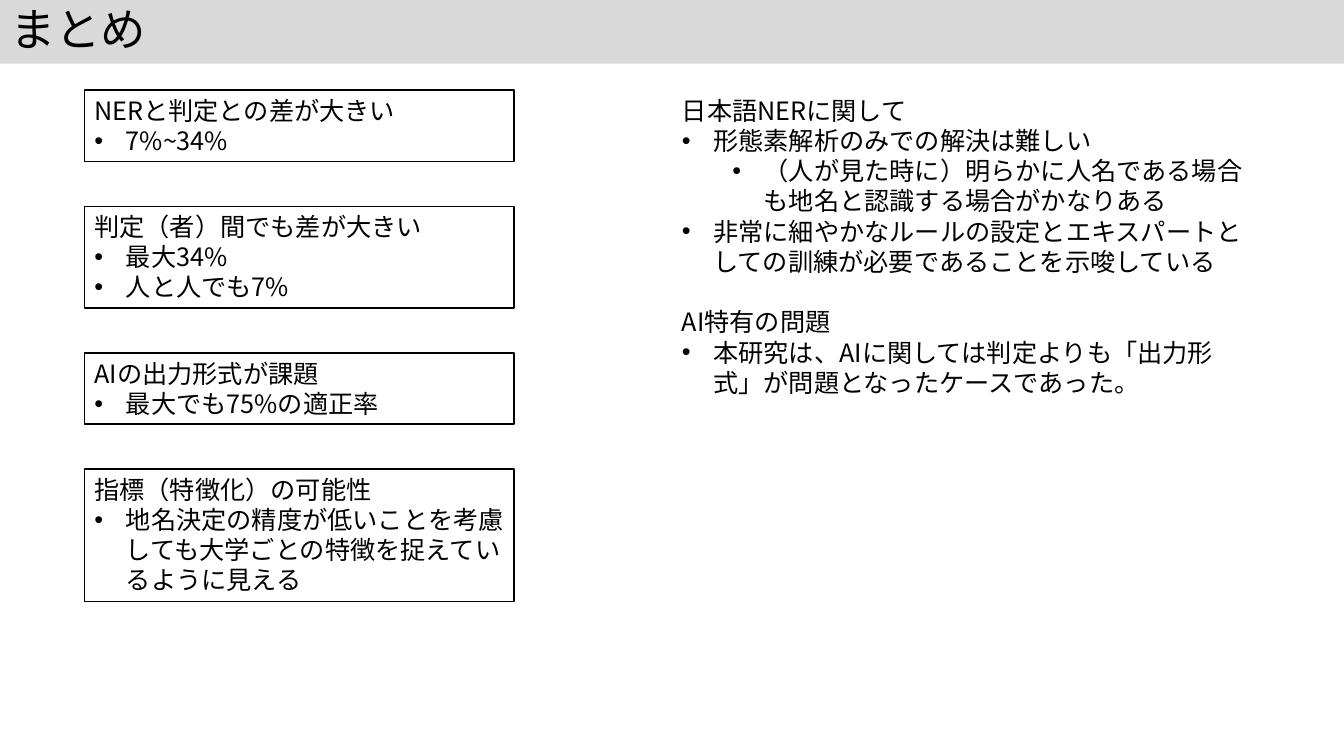
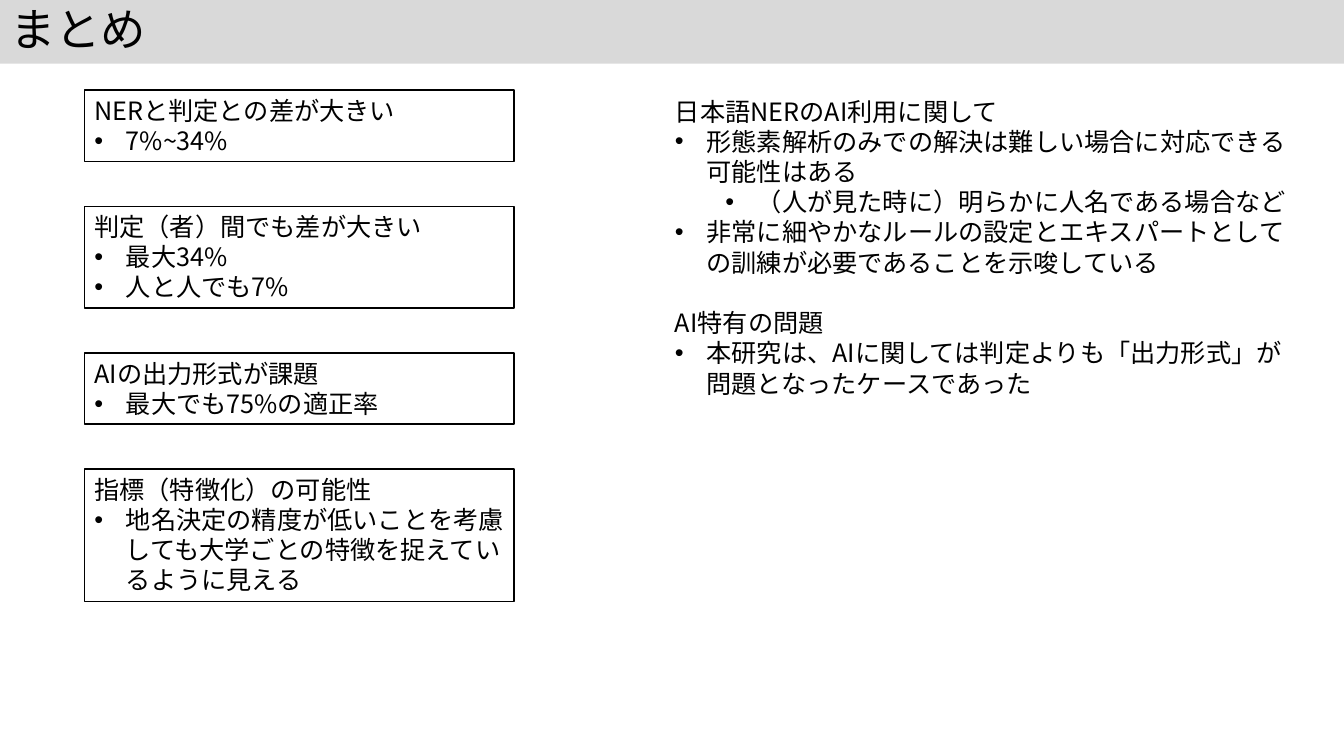
Before and after one commit to kouamano/nihongo-region-name-extract, a slide deck: slide 18 of jsik2026taikai.pptx. Drawn at 1344x756 pixels with LibreOffice and Linux fonts; fonts in the diff are those of the drawing. Boxes give left, top, right and bottom in pixels: in the first picture for what was removed or moved away, otherwise in the second. Text is boxed around its words. In the diff, an @@ line names an element or a change of style, - is before the commit and + after.

```diff
--- a/jsik2026taikai.pptx
+++ b/jsik2026taikai.pptx
@@ text "日本語NERのAI利用に関して": place and size @@
-text "日本語NERのAI利用に関して" at [682, 99, 1243, 395]
+text "日本語NERのAI利用に関して" at [675, 100, 1286, 395]
@@ text at [675, 100, 1286, 214]: text changed @@
-日本語NERに関して
-• 形態素解析のみでの解決は難しい
-  • （人が見た時に）明らかに人名である場合も地名と認識する場合がかなりある
+日本語NERのAI利用に関して
+• 形態素解析のみでの解決は難しい場合に対応できる可能性はある
+  • （人が見た時に）明らかに人名である場合など
@@ text at [706, 340, 1281, 395]: text changed @@
-• 本研究は、AIに関しては判定よりも「出力形式」が問題となったケースであった。
+• 本研究は、AIに関しては判定よりも「出力形式」が問題となったケースであった
```
Also in this commit, not shown: 4 other slides changed.
